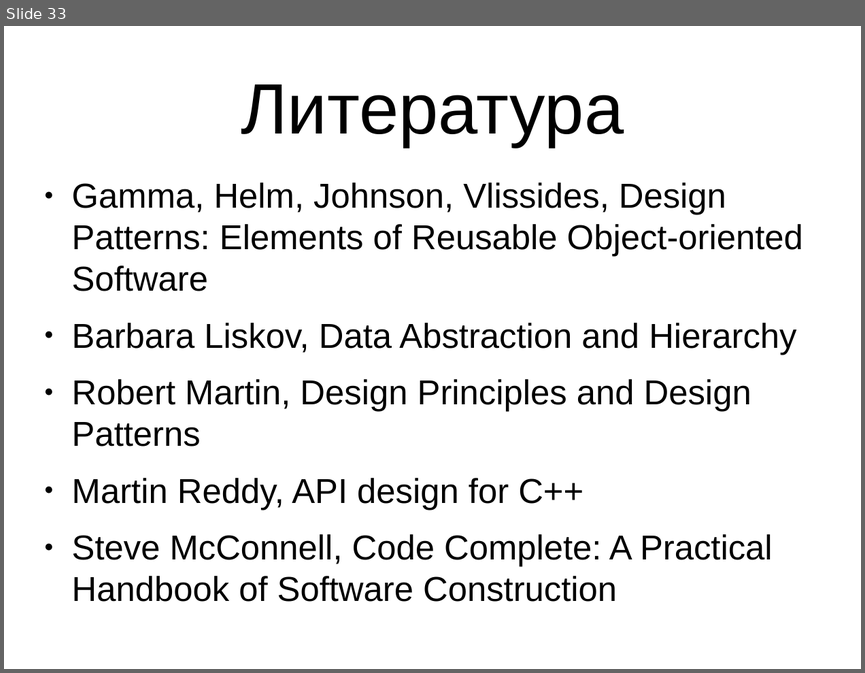
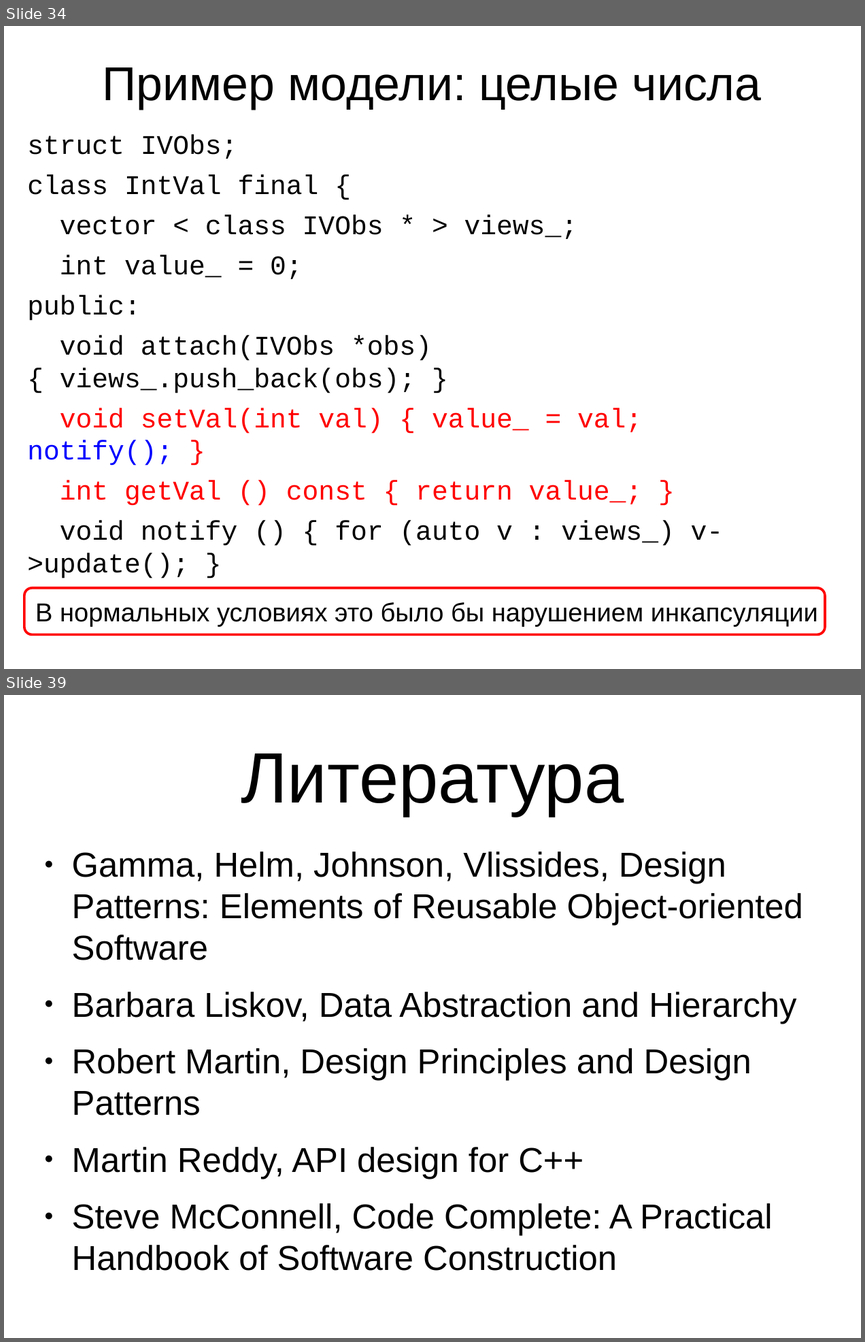
Before and after one commit to MIPT-ILab/cpp-lects-rus, a slide deck: slides/lec-1-13-philosophy-oop.odp. Shown one above the other, each under a label of ours: slide 33 before the commit, slides 34 and 39 after it; the slides between them are not shown. The pictures are 865x673 and 865x1342 pixels, drawn with LibreOffice and Linux fonts; fonts in the diff are those of the drawing. Boxes give left, top, right and bottom in pixels: in the first picture for what was removed or moved away, otherwise in the second. Text is boxed around its words. In the diff, an @@ line names an element or a change of style, - is before the commit and + after.

Commit message:
More on slides for lec13

```diff
--- a/slides/lec-1-13-philosophy-oop.odp
+++ b/slides/lec-1-13-philosophy-oop.odp
@@ slide 34 added at (4, 26, 861, 669), background #FFFFFF @@
@@ title added at (103, 67, 762, 109), 44 pt, text #000000 @@
+Пример модели: целые числа
@@ text added at (27, 134, 723, 578), 25 pt, text #000000 @@
+struct IVObs;
+class IntVal final {
+vector < class IVObs * > views_;
+int value_ = 0;
+public:
+void attach(IVObs *obs) { views_.push_back(obs); }
+void setVal(int val) { value_ = val; notify(); }
+int getVal () const { return value_; }
+void notify () { for (auto v : views_) v->update(); }
+};
@@ rounded rectangle added at (24, 588, 825, 634), fill #FFFFFF, outline #FF0000 2.3 pt, 24 pt, text #000000 @@
+В нормальных условиях это было бы нарушением инкапсуляции
@@ what was slide 33 is now slide 39 @@
```
Also in this commit, not shown: 1 slide changed, 6 other slides added, 2 other files.
